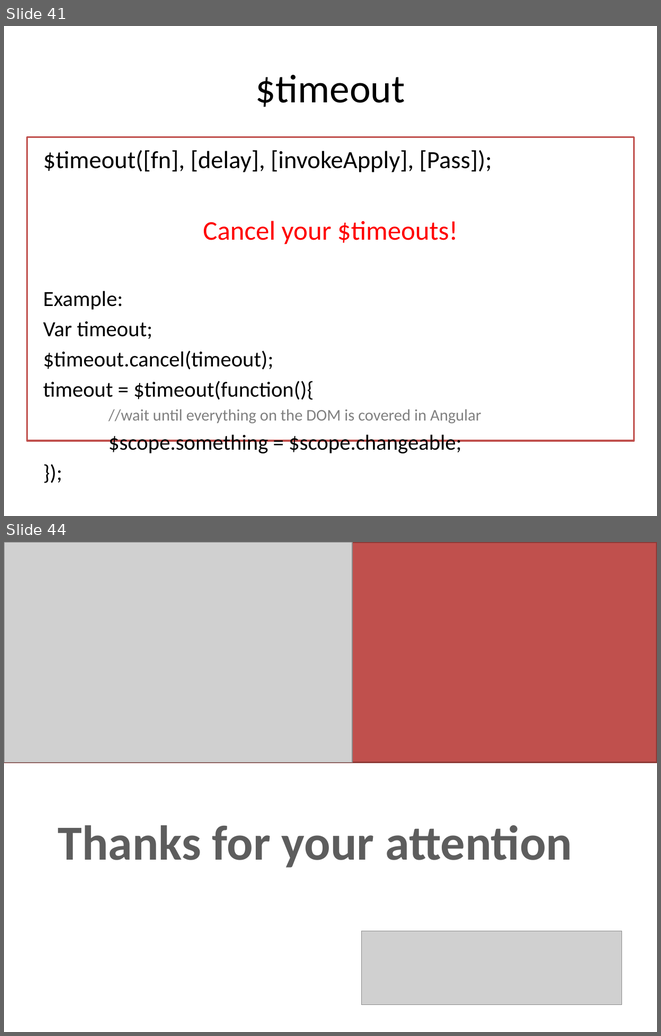
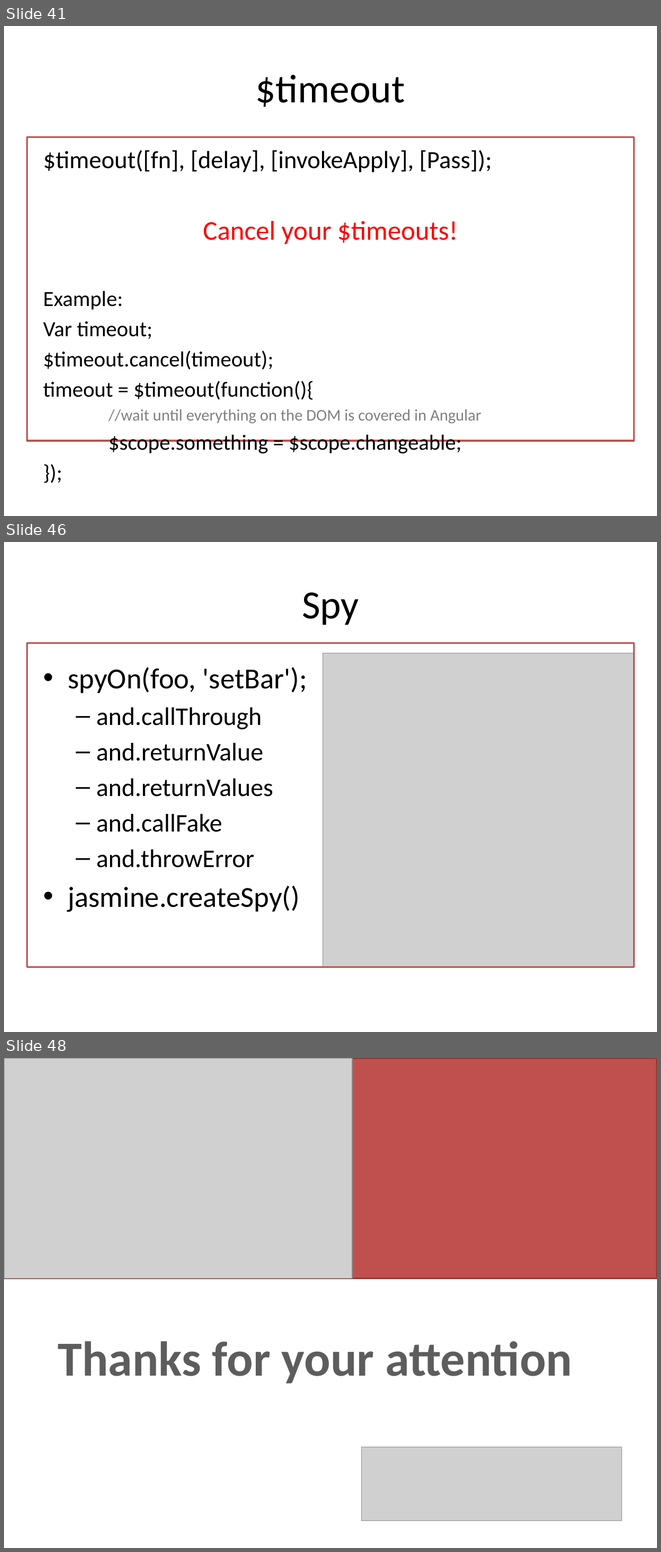
Before and after one commit to lhkingkong/angularjs-taller, a slide deck: material/AngularJS Taller.pptx. Shown one above the other, each under a label of ours: slides 41 and 44 before the commit, slides 41, 46 and 48 after it; the slides between them are not shown. The pictures are 661x1036 and 661x1552 pixels, drawn with LibreOffice and Linux fonts; fonts in the diff are those of the drawing; grey boxes stand for pictures. Boxes give left, top, right and bottom in pixels: in the first picture for what was removed or moved away, otherwise in the second. Text is boxed around its words. In the diff, an @@ line names an element or a change of style, - is before the commit and + after.

```diff
--- a/material/AngularJS Taller.pptx
+++ b/material/AngularJS Taller.pptx
@@ slide 46 added at (x1=4, y1=542, x2=657, y2=1032), background #FFFFFF @@
@@ title added at (x1=302, y1=592, x2=359, y2=625), 44 pt, text #000000 @@
+Spy
@@ rectangle added at (x1=27, y1=643, x2=634, y2=967), outline #C0504D 2 pt @@
@@ picture added at (x1=323, y1=653, x2=634, y2=967) @@
@@ text added at (x1=68, y1=667, x2=307, y2=912), 28 pt, text #000000 @@
+• spyOn(foo, 'setBar');
+  – and.callThrough
+  – and.returnValue
+  – and.returnValues
+  – and.callFake
+  – and.throwError
+• jasmine.createSpy()
@@ what was slide 44 is now slide 48 @@
```
Also in this commit, not shown: 2 slides changed, 4 other slides added, 1 slide removed.
